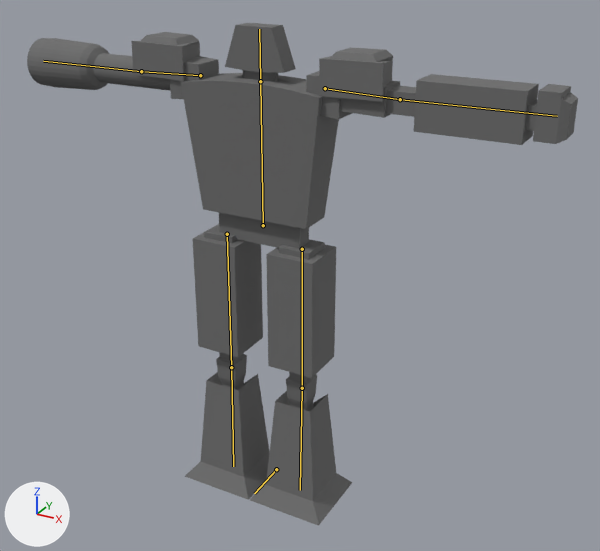
The Blender file project/models/robot.blend, before and after one commit.
The view is the same before and after, from a 50 mm lens placed at (0.922, -1.506, 1.349), pointed at (0.085, 0.017, 0.587). Lighting does not change. The marker at lower left points along +X, +Y and +Z. The bones that bend it are drawn over the model as lines.

In view in the first picture: 'robot'.
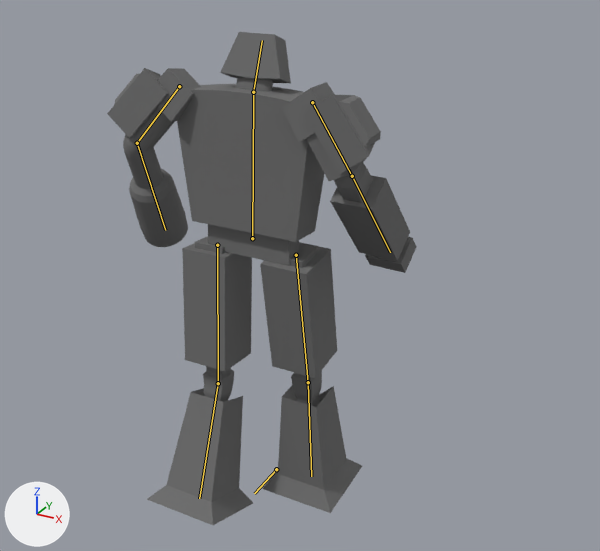
Commit message: robot hurt animation

The newer file adds an action. The first version stands in its rest pose; the second is drawn at frame 1 of the action 'Hurt'.

Location of each change, (x1, y1, x2, y2) in pixels of the pictures (600 x 551 px):
'robot', posed (44% narrower): before (27, 23, 578, 526); after (107, 32, 417, 525)
bone 'body', root to tip: before (263, 225) to (260, 81); after (252, 238) to (253, 92)
bone 'head', root to tip: before (260, 81) to (259, 29); after (253, 92) to (262, 40)
bone 'shoulder_r', root to tip: before (200, 75) to (141, 71); after (179, 86) to (137, 143)
bone 'arm_r', root to tip: before (141, 71) to (43, 61); after (137, 143) to (165, 230)
bone 'shoulder_l', root to tip: before (325, 88) to (400, 99); after (312, 102) to (352, 176)
bone 'arm_l', root to tip: before (400, 99) to (557, 116); after (352, 176) to (390, 252)
bone 'thigh_r', root to tip: before (227, 234) to (231, 367); after (217, 245) to (218, 383)
bone 'leg_r', root to tip: before (231, 367) to (233, 466); after (218, 383) to (199, 498)
bone 'thigh_l', root to tip: before (302, 249) to (302, 388); after (296, 255) to (308, 382)
bone 'leg_l', root to tip: before (302, 388) to (300, 490); after (308, 382) to (311, 476)

What the commit changed:
Bone 'body' (bone_body) moves from (0.0, 0.0, 0.0) to (0.0, -0.016, 0.046).
Bone 'body' (bone_body) turns from (0, 0, 0) to (-3, 0, 0) degrees about its own x, y and z.
Bone 'head' (bone_head) turns from (0, 0, 0) to (-18, 0, 0) degrees about its own x, y and z.
Bone 'shoulder_r' (bone_shoulder_r) moves from (0.0, 0.0, 0.0) to (0.001, 0.011, 0.034).
Bone 'shoulder_r' (bone_shoulder_r) turns from (0, 0, 0) to (11, -4, 50) degrees about its own x, y and z.
Bone 'arm_r' (bone_arm_r) turns from (0, 0, 0) to (-39, -3, 37) degrees about its own x, y and z.
Bone 'shoulder_l' (bone_shoulder_l) moves from (0.0, 0.0, 0.0) to (0.002, 0.004, 0.031).
Bone 'shoulder_l' (bone_shoulder_l) turns from (0, 0, 0) to (-3, -2, -55) degrees about its own x, y and z.
Bone 'arm_l' (bone_arm_l) turns from (0, 0, 0) to (-41, 7, -35) degrees about its own x, y and z.
Bone 'thigh_r' (bone_thigh_r) moves from (0.0, 0.0, 0.0) to (0.0, 0.014, 0.04).
Bone 'thigh_r' (bone_thigh_r) turns from (0, 0, 0) to (3, 0, 0) degrees about its own x, y and z.
Bone 'leg_r' (bone_leg_r) turns from (0, 0, 0) to (16, 0, 0) degrees about its own x, y and z.
Bone 'thigh_l' (bone_thigh_l) moves from (0.0, 0.0, 0.0) to (0.0, 0.004, 0.028).
Bone 'thigh_l' (bone_thigh_l) turns from (0, 0, 0) to (-9, 0, 0) degrees about its own x, y and z.
Bone 'leg_l' (bone_leg_l) turns from (0, 0, 0) to (3, 0, 0) degrees about its own x, y and z.
